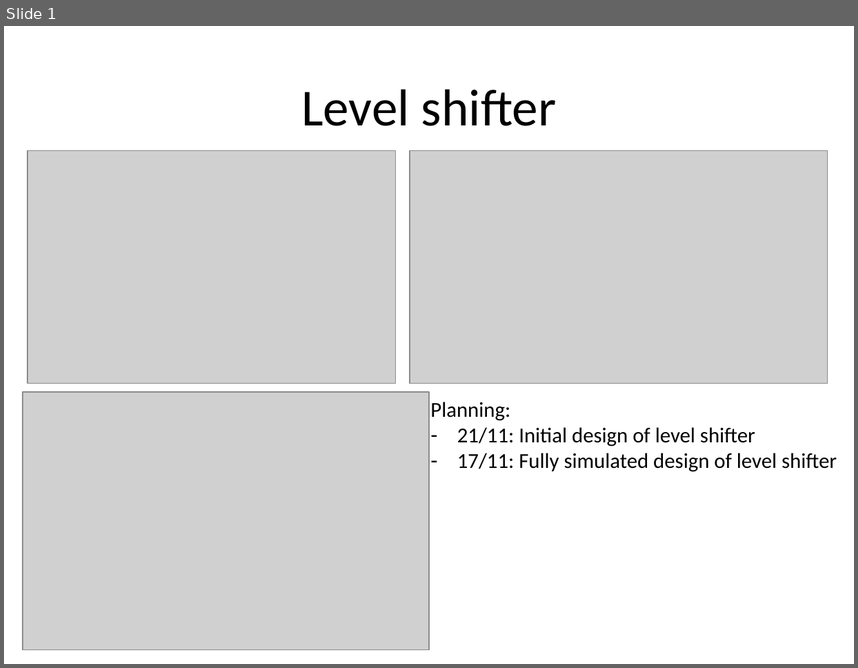
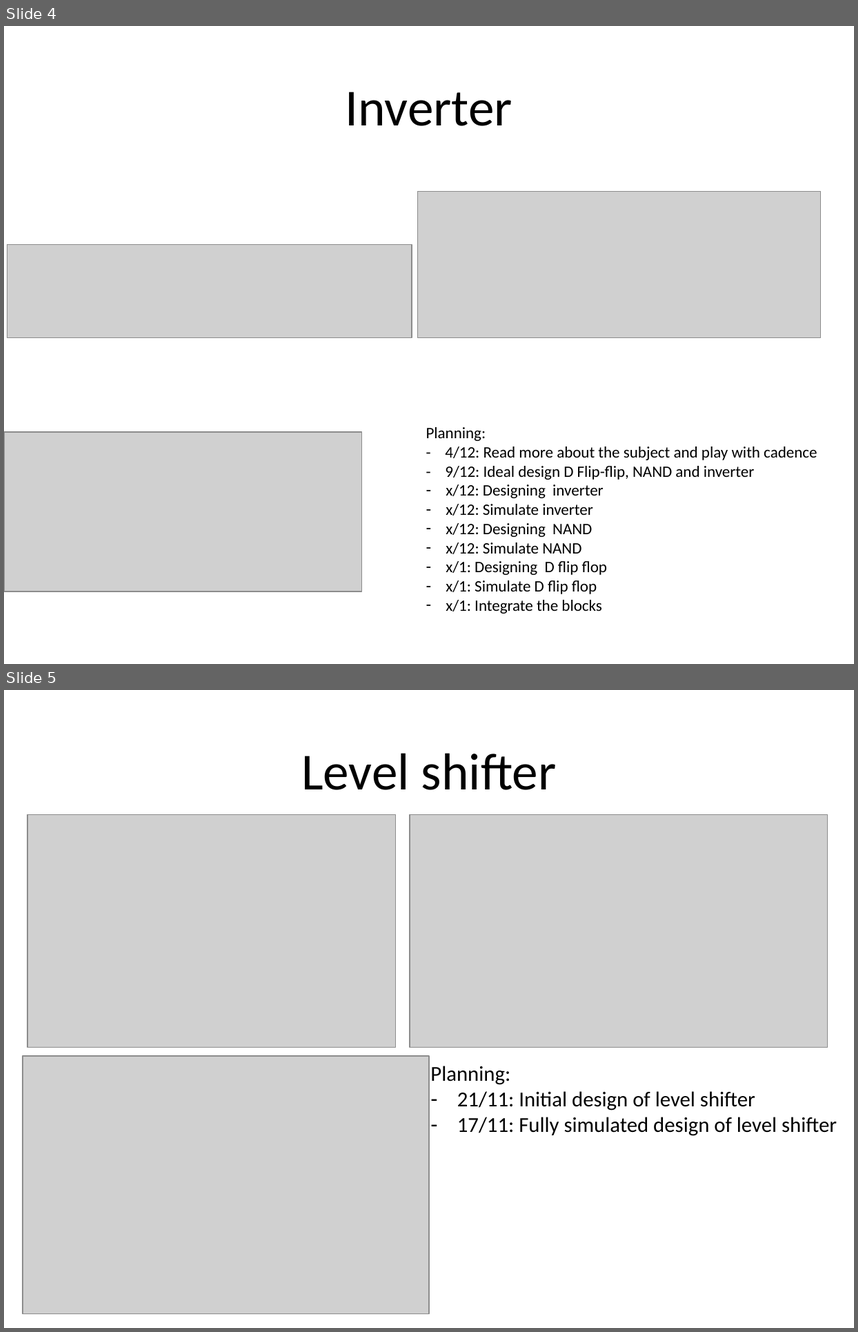
Before and after one commit to MHattink/Power-Mixing-DAC-Report, a slide deck: 2015-11-10 Meeting Radulov/Slides - main.pptx. Shown one above the other, each under a label of ours: slide 1 before the commit, slides 4 and 5 after it. The pictures are 858x668 and 858x1332 pixels, drawn with LibreOffice and Linux fonts; fonts in the diff are those of the drawing; grey boxes stand for pictures. Boxes give left, top, right and bottom in pixels: in the first picture for what was removed or moved away, otherwise in the second. Text is boxed around its words. In the diff, an @@ line names an element or a change of style, - is before the commit and + after.

Commit message:
Added slides
Added slides about the schematic and simulations of the D flip flop ,
NAND and inverter

```diff
--- a/2015-11-10 Meeting Radulov/Slides - main.pptx
+++ b/2015-11-10 Meeting Radulov/Slides - main.pptx
@@ slide 4 added at [4,26,854,664], background #FFFFFF @@
@@ title added at [346,92,513,126], 44 pt, text #000000 @@
+Inverter
@@ picture added at [418,191,821,337] @@
@@ picture added at [7,245,412,337] @@
@@ picture added at [4,432,362,591] @@
@@ text added at [426,427,817,613], 13.5 pt, text #000000 @@
+Planning:
+- 4/12: Read more about the subject and play with cadence
+- 9/12: Ideal design D Flip-flip, NAND and inverter
+– x/12: Designing inverter
+– x/12: Simulate inverter
+– x/12: Designing NAND
+– x/12: Simulate NAND
+– x/1: Designing D flip flop
+– x/1: Simulate D flip flop
+– x/1: Integrate the blocks
@@ what was slide 1 is now slide 5 @@
```
Also in this commit, not shown: 3 other slides added.
